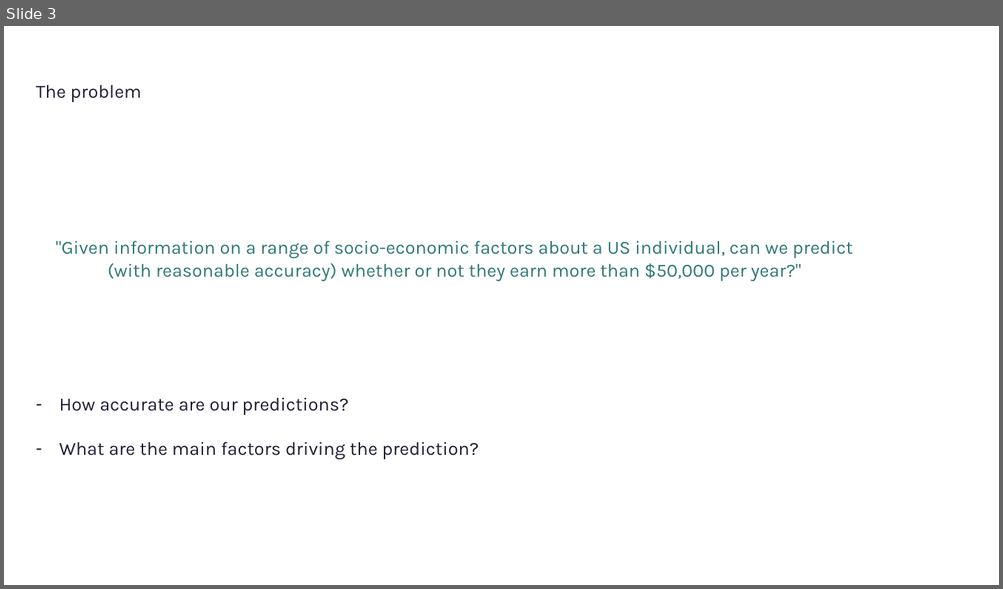
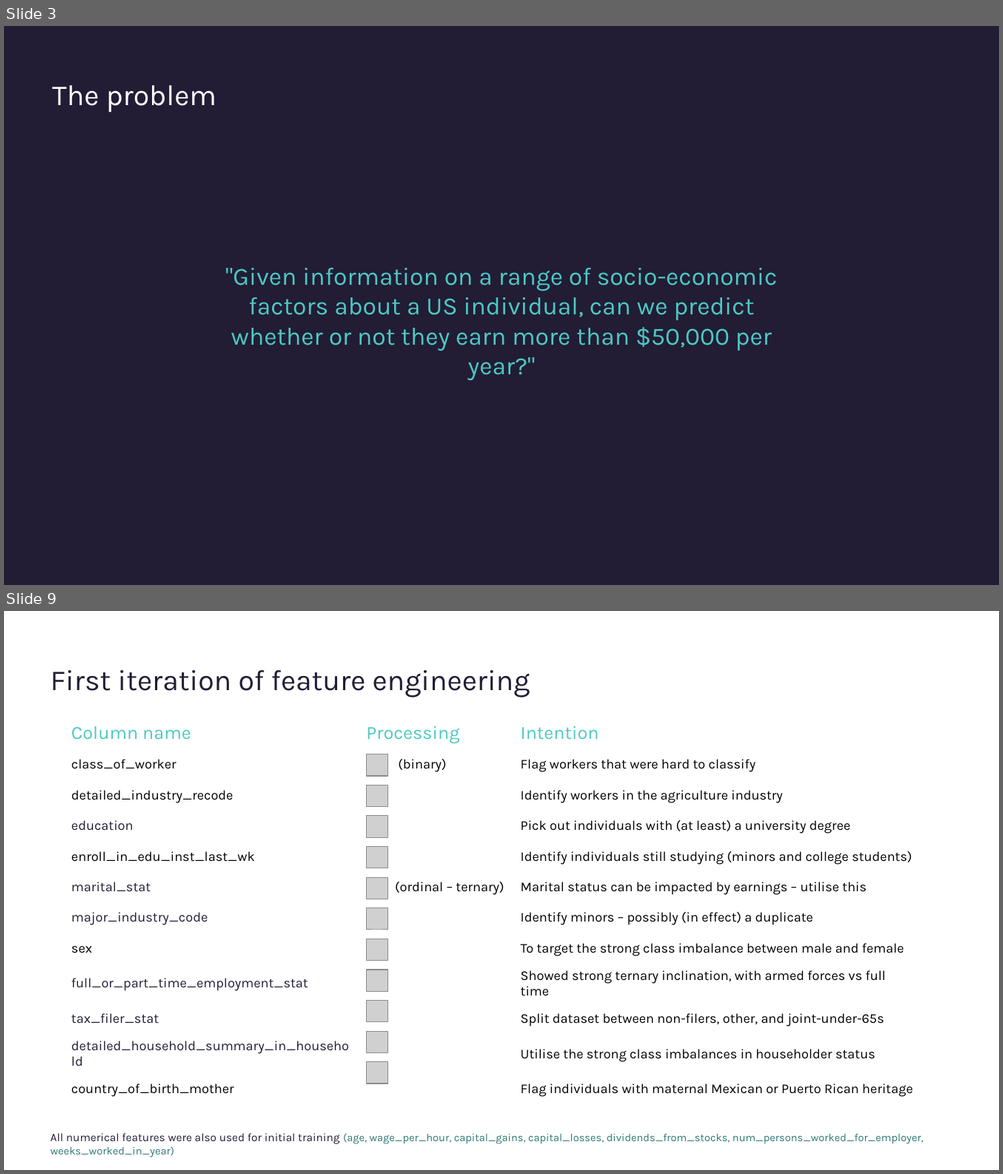
Before and after one commit to srdgaf/us_census, a slide deck: Census.pptx. Shown one above the other, each under a label of ours: slide 3 before the commit, slides 3 and 9 after it; the slides between them are not shown. The pictures are 1003x589 and 1003x1174 pixels, drawn with LibreOffice and Linux fonts; fonts in the diff are those of the drawing; grey boxes stand for pictures. Boxes give left, top, right and bottom in pixels: in the first picture for what was removed or moved away, otherwise in the second. Text is boxed around its words. In the diff, an @@ line names an element or a change of style, - is before the commit and + after.

```diff
--- a/Census.pptx
+++ b/Census.pptx
@@ slide 9 added at (4, 611, 999, 1170), background #FFFFFF @@
@@ text added at (51, 670, 530, 698), 28 pt, text #221C35 @@
+First iteration of feature engineering
@@ table added at (64, 718, 922, 1100), 12 rows, 3 columns @@
+Column name | Processing | Intention
+class_of_worker | (binary) | Flag workers that were hard to classify
+detailed_industry_recode |  | Identify workers in the agriculture industry
+education |  | Pick out individuals with (at least) a university degree
+enroll_in_edu_inst_last_wk |  | Identify individuals still studying (minors and college students)
+marital_stat | (ordinal – ternary) | Marital status can be impacted by earnings – utilise this
+major_industry_code |  | Identify minors – possibly (in effect) a duplicate
+sex |  | To target the strong class imbalance between male and female
+full_or_part_time_employment_stat |  | Showed strong ternary inclination, with armed forces vs full time
+tax_filer_stat |  | Split dataset between non-filers, other, and joint-under-65s
+detailed_household_summary_in_household |  | Utilise the strong class imbalances in householder status
+country_of_birth_mother |  | Flag individuals with maternal Mexican or Puerto Rican heritage
@@ group added at (367, 755, 388, 1084): 11 pictures @@
@@ text added at (51, 1133, 923, 1158), 10.5 pt, text #2E7975 @@
+All numerical features were also used for initial training (age, wage_per_hour, capital_gains, capital_losses, dividends_from_stocks, num_persons_worked_for_employer, weeks_worked_in_year)
@@ slide 3 changed as well @@
@@ background #FFFFFF to #221C35 @@
@@ text added at (52, 85, 216, 113), 28 pt, text #FFFFFF @@
+The problem
@@ text at (225, 268, 777, 351): text changed; size 18 to 24 pt; text colour #2E7975 to #4DC9C3 @@
-The problem
-"Given information on a range of socio-economic factors about a US individual, can we predict
-(with reasonable accuracy) whether or not they earn more than $50,000 per year?"
-– How accurate are our predictions?
-– What are the main factors driving the prediction?
+"Given information on a range of socio-economic factors about a US individual, can we predict whether or not they earn more than $50,000 per year?"
```
Also in this commit, not shown: 7 other slides changed, 6 other slides added, 7 slides removed.
